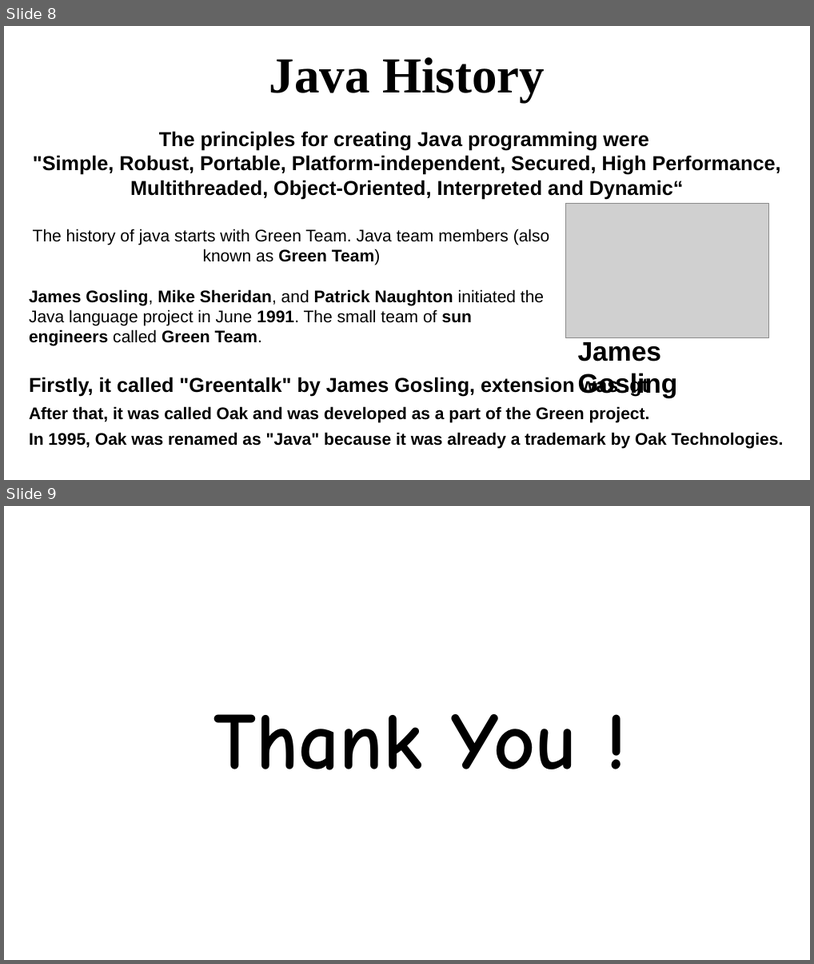
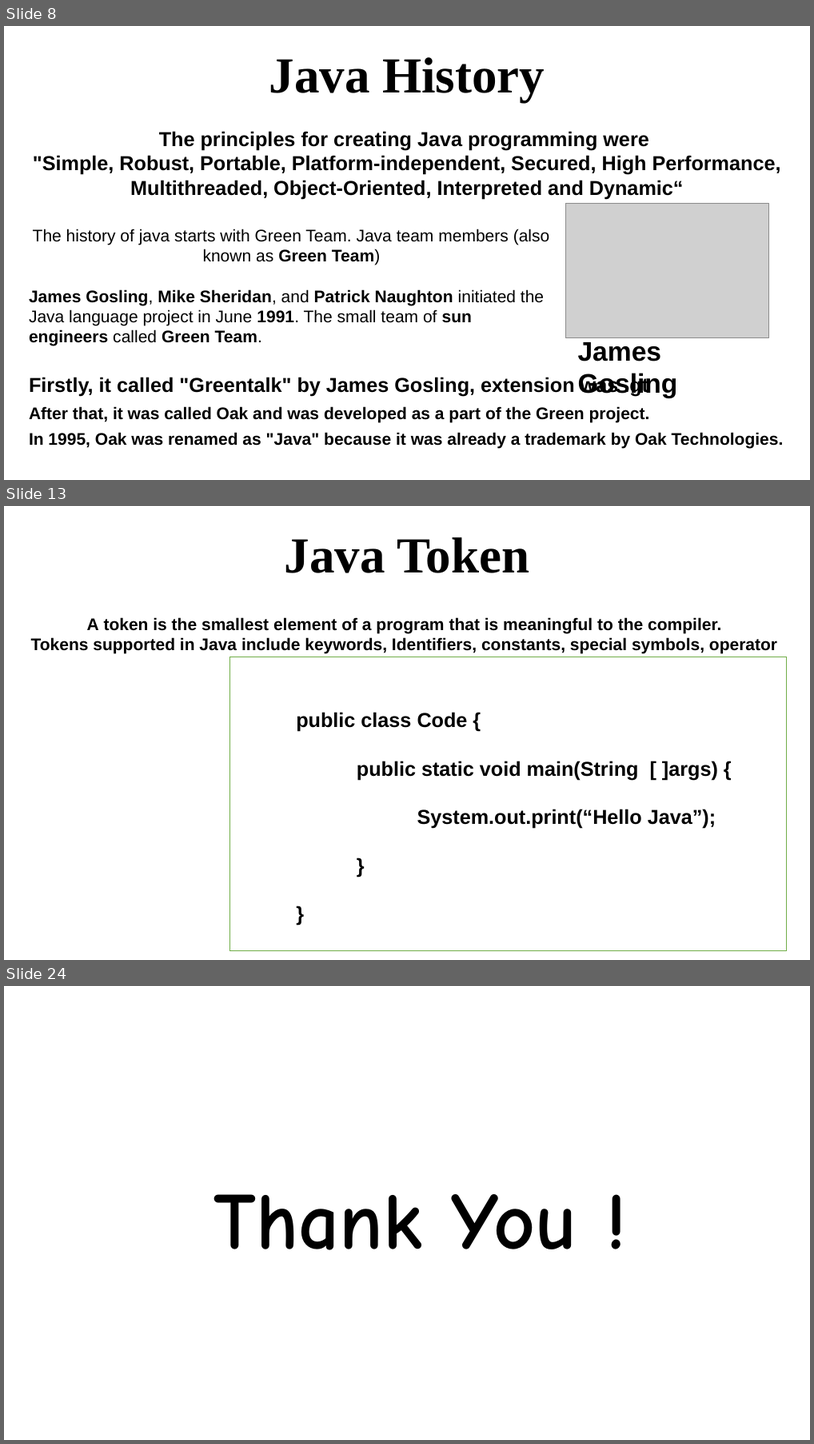
Before and after one commit to eusGithubwork/javaStudy, a slide deck: java.pptx. Shown one above the other, each under a label of ours: slides 8 and 9 before the commit, slides 8, 13 and 24 after it; the slides between them are not shown. The pictures are 814x964 and 814x1444 pixels, drawn with LibreOffice and Linux fonts; fonts in the diff are those of the drawing; grey boxes stand for pictures. Boxes give left, top, right and bottom in pixels: in the first picture for what was removed or moved away, otherwise in the second. Text is boxed around its words. In the diff, an @@ line names an element or a change of style, - is before the commit and + after.

```diff
--- a/java.pptx
+++ b/java.pptx
@@ slide 13 added at (x1=4, y1=506, x2=810, y2=960), background #FFFFFF @@
@@ text added at (x1=285, y1=537, x2=530, y2=573), 60 pt, text #000000, bold @@
+Java Token
@@ text added at (x1=31, y1=617, x2=778, y2=653), 20 pt, text #000000, bold @@
+A token is the smallest element of a program that is meaningful to the compiler.
+Tokens supported in Java include keywords, Identifiers, constants, special symbols, operator
@@ rectangle added at (x1=230, y1=657, x2=787, y2=951), fill #FFFFFF, outline #70AD47 1 pt, 24 pt, text #000000, bold @@
+public class Code {
+public static void main(String [ ]args) {
+System.out.print(“Hello Java”);
+}
+}
@@ what was slide 9 is now slide 24 @@
```
Also in this commit, not shown: 14 other slides added, 3 other files.
